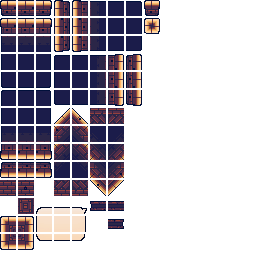
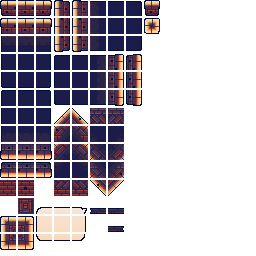
The second 256 x 256 image is a revision of the first. Changes to its layers:
painted on "그룹 2 - 고급 개체 그룹" over [90, 201, 124, 232]
